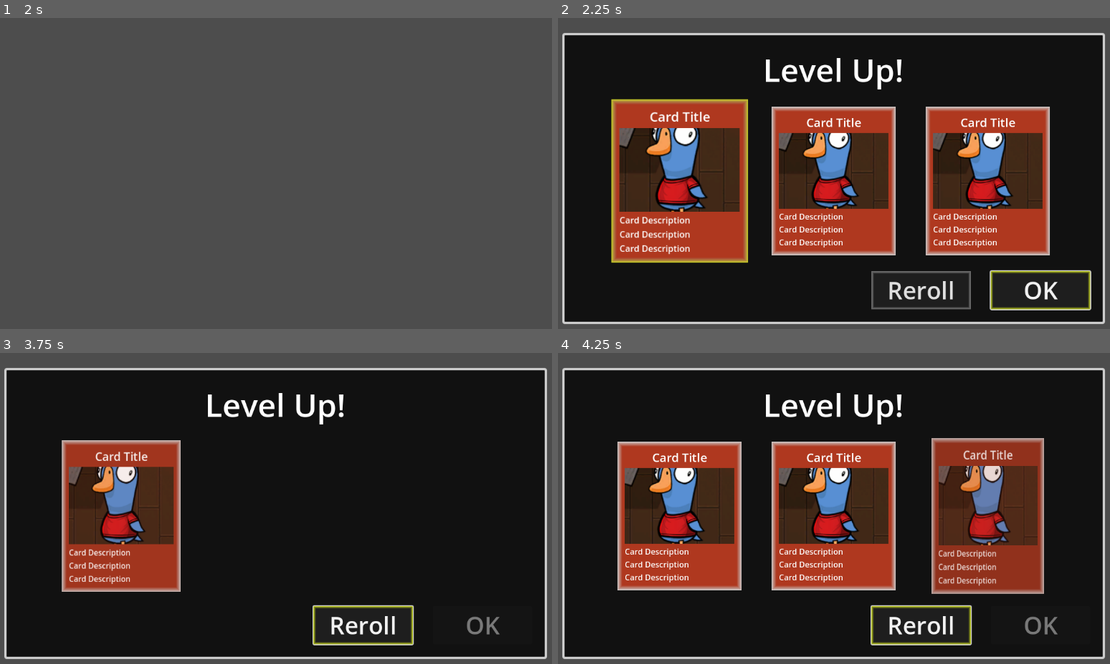
Above: before the commit, frames 1-4 (two rows, left to right).
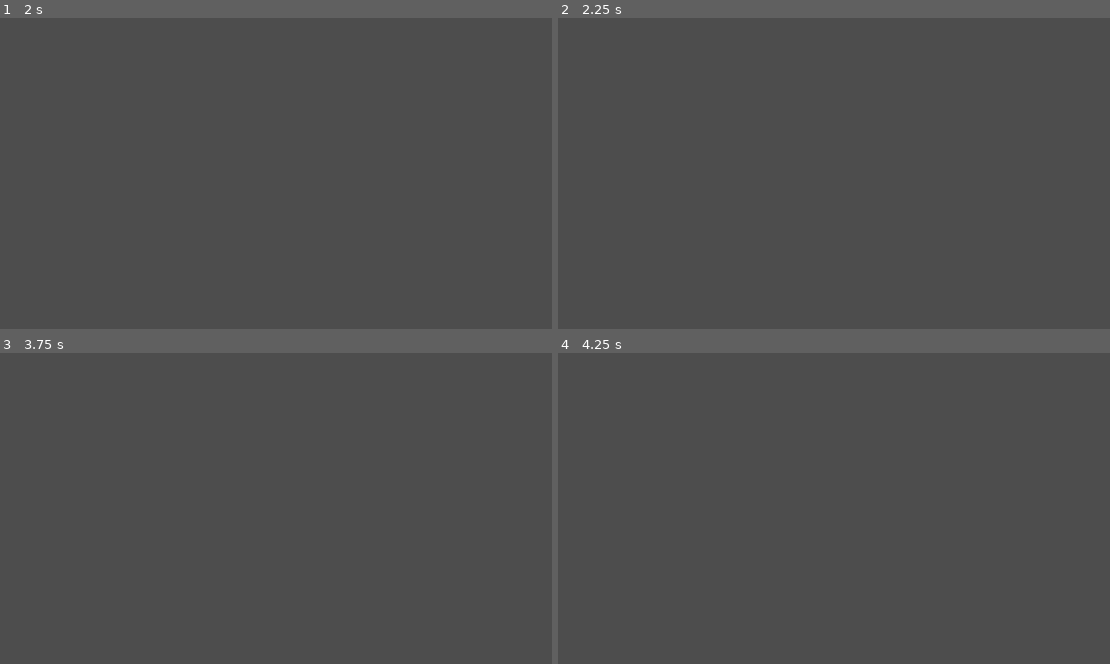
Above: after the commit, the same moments.

Repository: bluewind109/level-up-popup
Game: Godot game, scene res://scenes/canvas.tscn
Same seed, same stepped clock (60 frames per second), same inputs: the game is played once before the commit and once after it.
Inputs (mouse positions are in pixels of both pictures, inside the frame that each line leads up to):
- Up to frame 1 (2 s): click (121, 179) at 0.52 s; click "OK" at 1.25 s
- Up to frame 2 (2.25 s): tap Enter at 2 s
- Up to frame 3 (3.75 s): click (480, 626) at 2.75 s, where only the run before the commit has a clickable "OK"; click (364, 626) at 3.5 s, where only the run before the commit has a clickable "Reroll"
- Up to frame 4 (4.25 s): no input

Frame 1 is identical in both runs. In frame 2, 91% of the frame differs, in the area x 0-100%, y 4-99%; in frame 3, 92%; in frame 4, 92%.

Commit message:
Update panel

Diff:
--- a/scenes/level_up_panel.gd
+++ b/scenes/level_up_panel.gd
@@ -60,6 +60,7 @@
 func _tween_show_card(callback: Callable = Callable()) -> void:
 	if (not card_prefab): return
 	is_animation_done = false
+	is_card_selected = false
 	button_ok.disabled = true
 	_reset_cards()
 	card_container.modulate.a = 1
@@ -114,7 +115,10 @@
 func _on_button_ok() -> void:
 	print("_on_button_ok")
 	if (not is_animation_done): return
+	if (not is_card_selected): return
 	_tween_hide_panel()
+	is_card_selected = false
+	is_animation_done = false
 	sound_ok.pitch_scale = 1.0
 	sound_ok.play()
 	tween_hide_panel.tween_callback(func():
--- a/scenes/level_up_panel.tscn
+++ b/scenes/level_up_panel.tscn
@@ -23,7 +23,7 @@
 [sub_resource type="LabelSettings" id="LabelSettings_7axt1"]
 font_size = 64
 
-[node name="margin_container" type="MarginContainer"]
+[node name="level_up_popup" type="MarginContainer"]
 anchors_preset = 15
 anchor_right = 1.0
 anchor_bottom = 1.0
